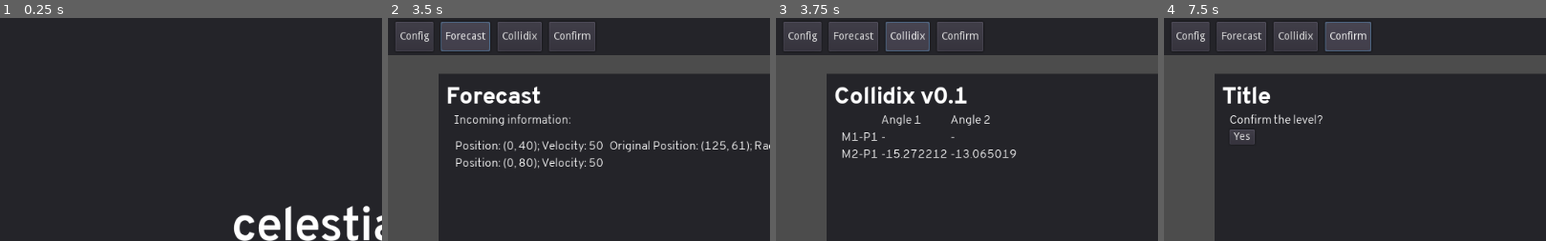
Above: before the commit, frames 1-4 (left to right).
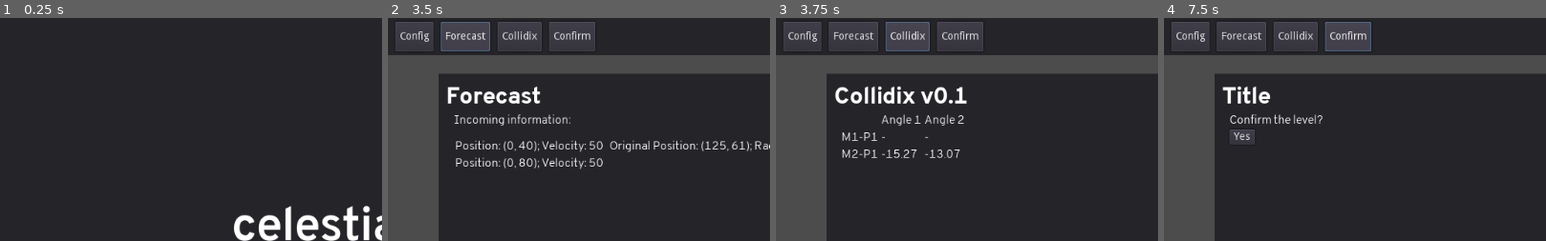
Above: after the commit, the same moments.

Repository: DrgnInventor/celestiarc
Game: Godot game, scene res://scenes/MainMenu.tscn
The game is run twice, just before and just after one commit, with the same random seed, the same clock (stepped at 60 frames per second) and the same inputs.
Inputs:
- Up to frame 1 (0.25 s): no input
- Up to frame 2 (3.5 s): click "Play" at 0.5 s; click "Confirm" at 1.25 s; click "Confirm" at 2 s; click "Forecast" at 2.75 s
- Up to frame 3 (3.75 s): click "Collidix" at 3.5 s
- Up to frame 4 (7.5 s): click "Forecast" at 4.25 s; click "Collidix" at 5 s; click "Forecast" at 5.75 s; click "Collidix" at 6.5 s; click "Confirm" at 7.25 s
The pictures show only the part of the screen within x 6-56%, y 0-50%; the shares and areas given below are measured in that part.

Frames 1-2 are identical in both runs. In frame 3, 0.9% of the frame differs, in the area x 37-63%, y 43-63%; in frame 4, nothing differs.

Commit message:
Round Colidix values
roundTo in main.gd controls to how many decimals number be rounded to

Diff:
--- a/scripts/MeteorPlatformTable.gd
+++ b/scripts/MeteorPlatformTable.gd
@@ -20,3 +20,4 @@
 	Helpers.create_row(wrapper, "", "Angle 1", "Angle 2")
 	for d in data:
 		Helpers.create_row(wrapper, d[0], d[1], d[2])
+		print(d[0], d[1], d[2])
--- a/scripts/main.gd
+++ b/scripts/main.gd
@@ -125,16 +125,17 @@
 			)
 			var val_1 = ""
 			var val_2 = ""
+			var roundTo = 0.01
 			match offsets.size():
 				0:
 					val_1 = "-"
 					val_2 = "-"
 				1:
-					val_1 = str(offsets[0])
+					val_1 = str(stepify(offsets[0], roundTo))
 					val_2 = "-"
 				2:
-					val_1 = str(offsets[0])
-					val_2 = str(offsets[1])
+					val_1 = str(stepify(offsets[0], roundTo))
+					val_2 = str(stepify(offsets[1], roundTo))
 				_:
 					push_error("'offsets' is in wrong shape! ")
 
